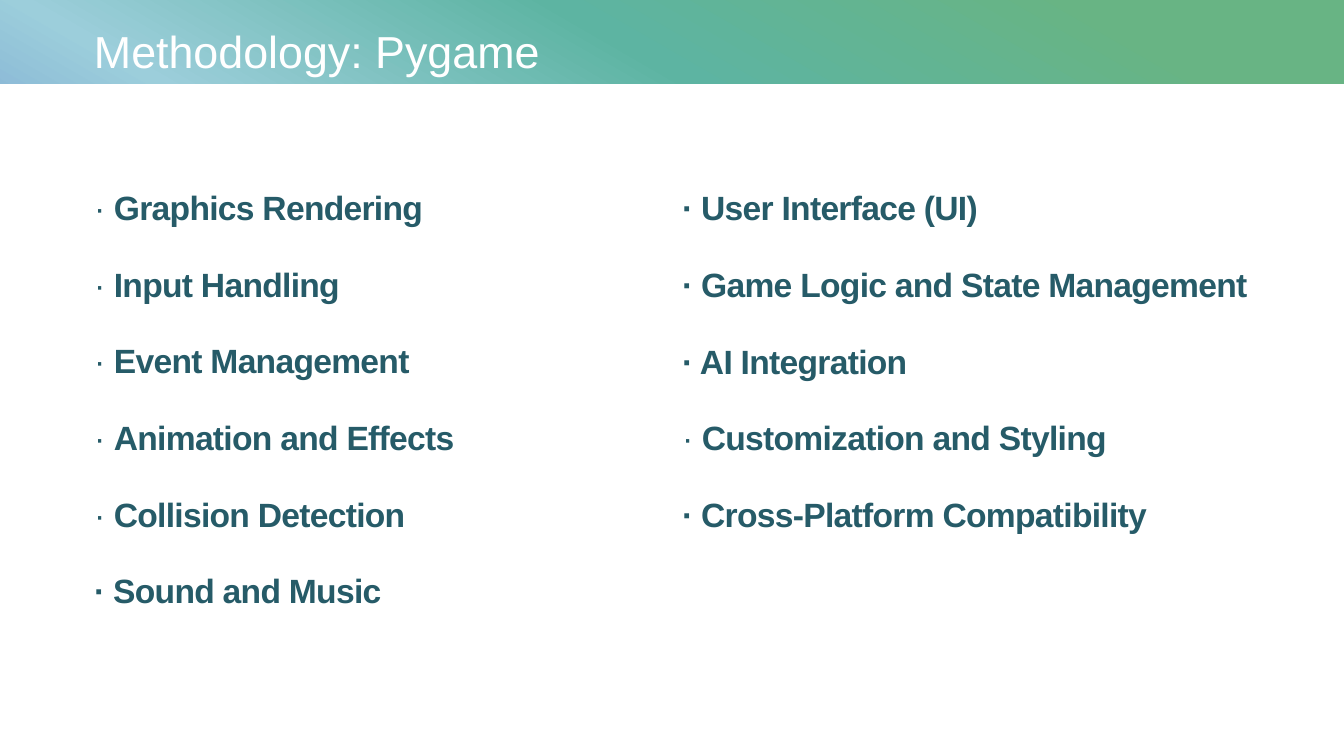
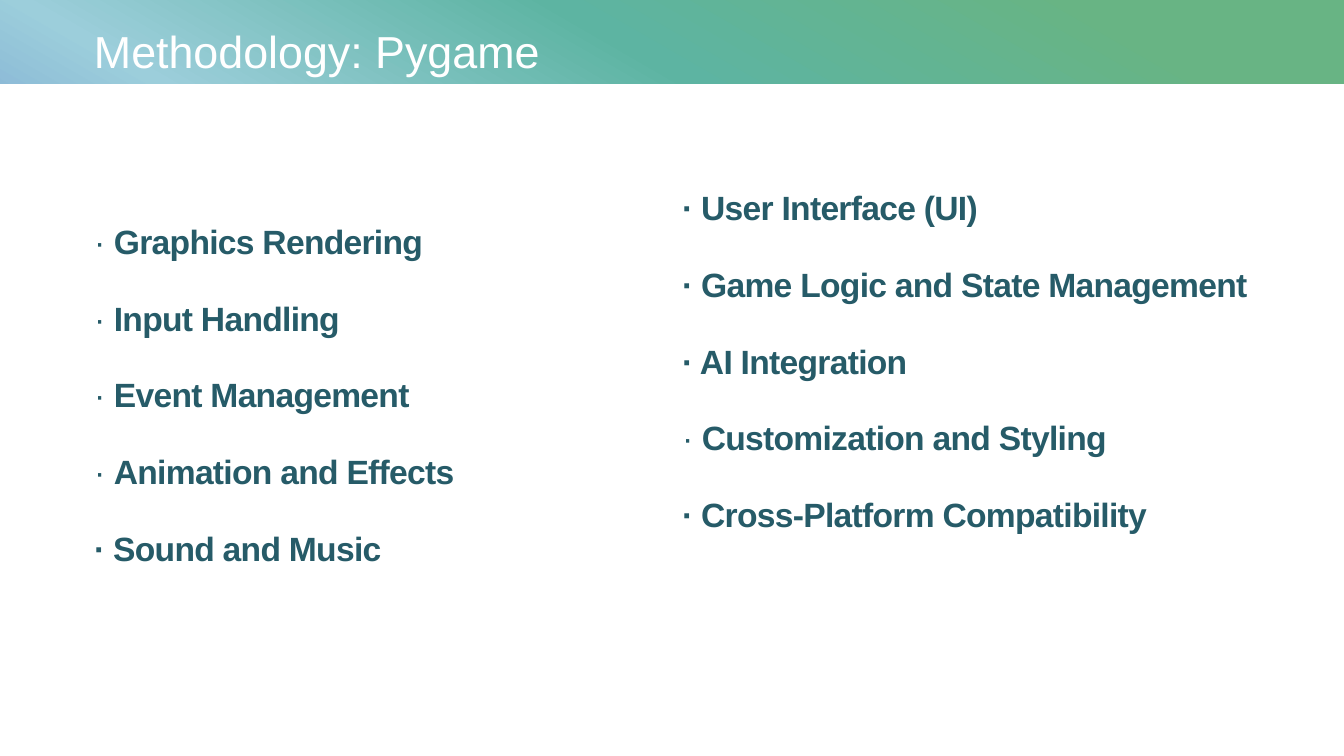
Before and after one commit to ACM40960/project-22202392, a slide deck: slide 4 of Literature Review/AI plays checkers - presentation.pptx. Drawn at 1344x756 pixels with LibreOffice and Linux fonts; fonts in the diff are those of the drawing. Boxes give left, top, right and bottom in pixels: in the first picture for what was removed or moved away, otherwise in the second. Text is boxed around its words. In the diff, an @@ line names an element or a change of style, - is before the commit and + after.

```diff
--- a/Literature Review/AI plays checkers - presentation.pptx
+++ b/Literature Review/AI plays checkers - presentation.pptx
@@ title at bbox=[113, 229, 455, 562]: text changed @@
-· Graphics Rendering
-· Input Handling
-· Event Management
-· Animation and Effects
-· Collision Detection
-· Sound and Music
+· Graphics Rendering
+· Input Handling
+· Event Management
+· Animation and Effects
+· Sound and Music
```
Also in this commit, not shown: 7 other slides changed, 2 slides added, 7 other files.
